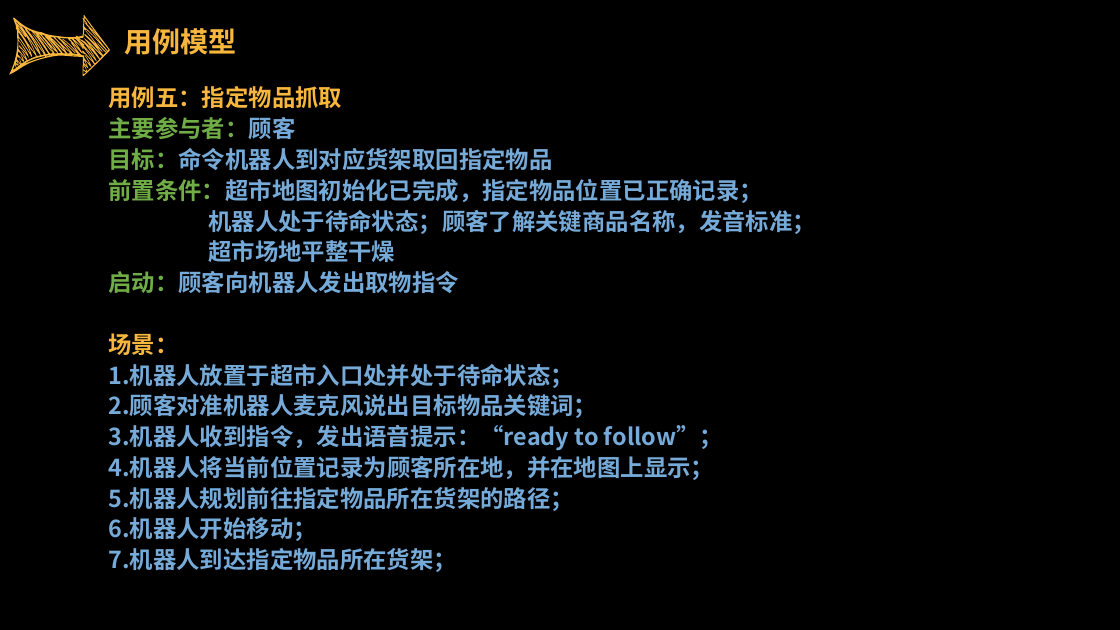
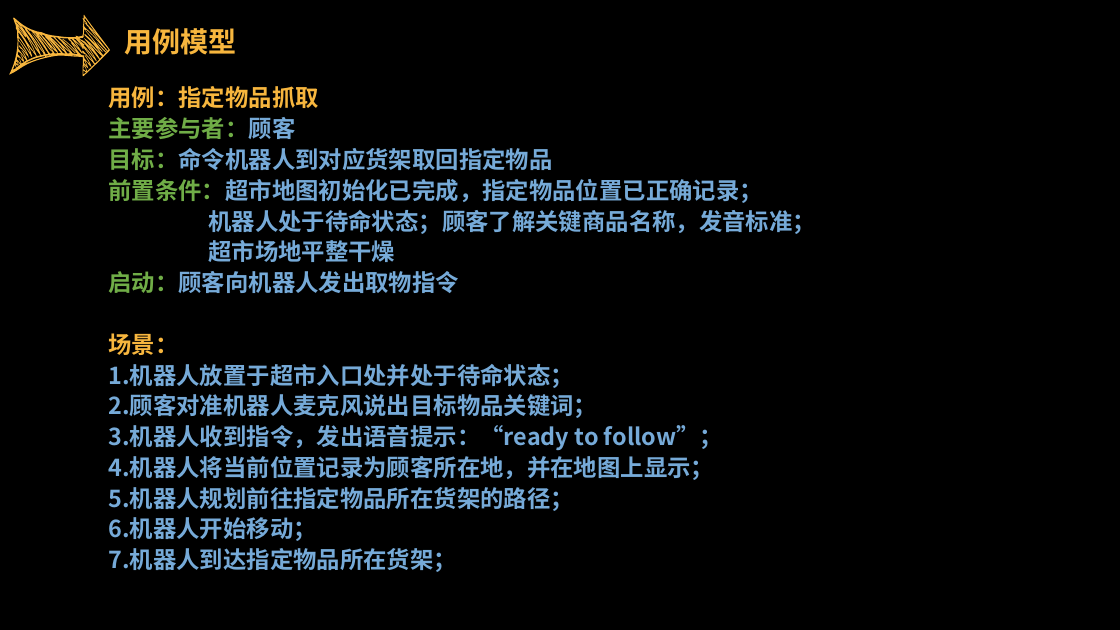
Before and after one commit to sebuaa2019/Team103, a slide deck: slide 13 of SE0423答辩TEAM103.pptx (slide 15 before the commit). Drawn at 1120x630 pixels with LibreOffice and Linux fonts; fonts in the diff are those of the drawing. Boxes give left, top, right and bottom in pixels: in the first picture for what was removed or moved away, otherwise in the second. Text is boxed around its words. In the diff, an @@ line names an element or a change of style, - is before the commit and + after.

```diff
--- a/SE0423答辩TEAM103.pptx
+++ b/SE0423答辩TEAM103.pptx
@@ text at bbox=[108, 86, 318, 108]: text changed @@
-用例五：指定物品抓取
+用例：指定物品抓取
```
Also in this commit, not shown: 5 other slides changed, 2 slides removed, 1 other file.
